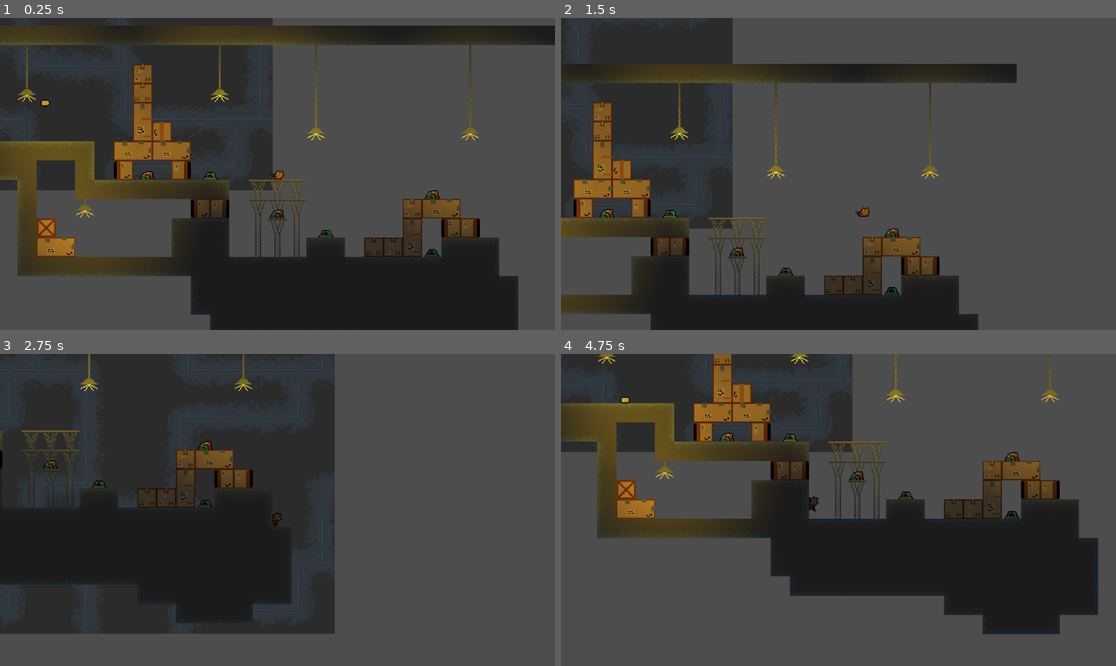
Above: before the commit, frames 1-4 (two rows, left to right).
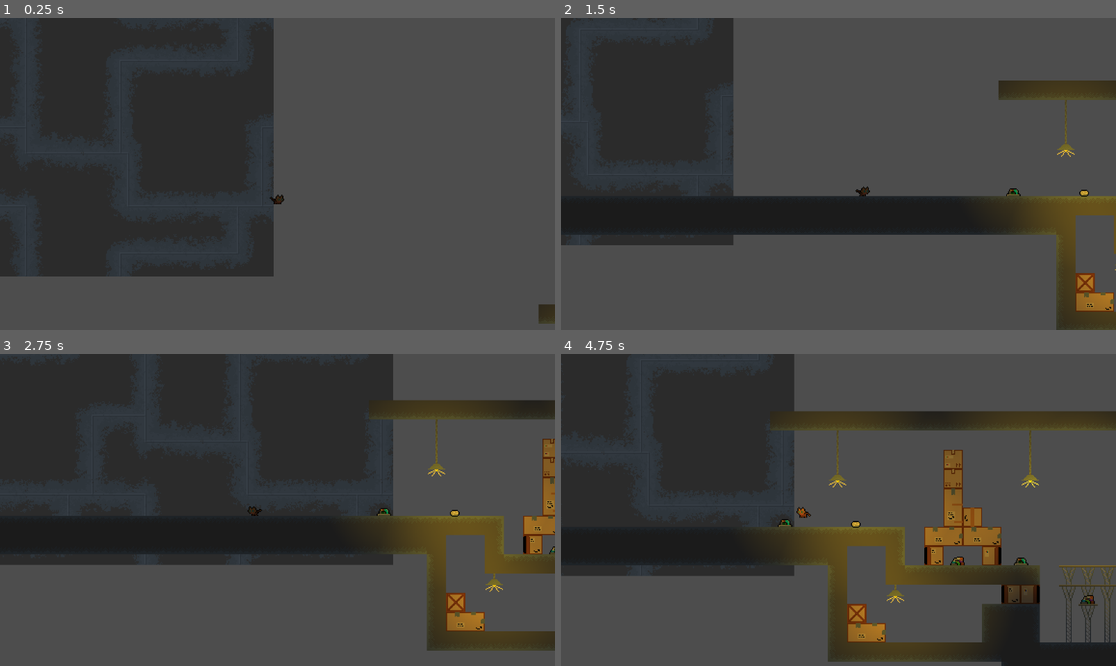
Above: after the commit, the same moments.

Repository: filipetressmann/Catopia
Game: Godot game, scene res://Scenes/Main/Main.tscn
Two runs of this game, one before a commit and one after it. Both use one fixed random seed, a clock stepped at 60 frames per second and the inputs below.
Inputs (mouse positions are in pixels of both pictures, inside the frame that each line leads up to):
- Up to frame 1 (0.25 s): no input
- Up to frame 2 (1.5 s): move the mouse to (960, 158) at 0.52 s; hold Space (Dash) 0.53-1.28 s; hold D (Right) from 0.53 s (still down); tap W (Jump) at 0.77 s; tap Z (climb, bound only after the commit) at 0.8, 1.35 s; move the mouse to (727, 189) at 1.27 s
- Up to frame 3 (2.75 s): tap W (Jump) at 1.52 s; tap Space (Dash) at 1.55 s; move the mouse to (333, 441) at 2.02 s; release D (Right) at 2.03 s; hold A (Left) from 2.03 s (still down); hold F (Collect) from 2.03 s (still down); tap Z (climb, bound only after the commit) at 2.3 s
- Up to frame 4 (4.75 s): move the mouse to (810, 572) at 2.77 s; release A (Left) at 2.78 s; release F (Collect) at 2.78 s; hold D (Right) 2.78-4.28 s; tap Space (Dash) at 2.85, 4.55 s; tap W (Jump) at 3.02, 3.77, 4.52 s; move the mouse to (1005, 556) at 3.52 s; press the mouse at (1005, 556) at 3.53 s; tap Z (climb, bound only after the commit) at 3.8, 4.35 s; move the mouse to (672, 463) at 4.27 s; release the mouse at (672, 463) at 4.28 s; hold A (Left) from 4.28 s (still down)

The runs differ from the first frame. In frame 1, 37% of the frame differs, in the area x 0-100%, y 0-100%; in frame 2, 34%; in frame 3, 33%; in frame 4, 51%.

Commit message:
correções na escalada

Diff:
--- a/Scenes/Main/Main.tscn
+++ b/Scenes/Main/Main.tscn
@@ -129,15 +129,13 @@
 [node name="ParallaxLayer" type="ParallaxLayer" parent="ParallaxBackground"]
 texture_repeat = 3
 position = Vector2(446, 213)
-motion_offset = Vector2(300, 200)
 motion_mirroring = Vector2(300, 200)
 
-[node name="Background" type="Sprite2D" parent="ParallaxBackground/ParallaxLayer"]
+[node name="Sprite2D" type="Sprite2D" parent="ParallaxBackground/ParallaxLayer"]
 texture = ExtResource("1_w64hn")
 
 [node name="Player" parent="." groups=["player"] instance=ExtResource("2_0gcqk")]
-position = Vector2(30, -66)
-jump_force = 1.5
+position = Vector2(-571, -370)
 speed = 140
 
 [node name="TileMap" type="TileMap" parent="."]
--- a/Scenes/Objects/light_bulb.tscn
+++ b/Scenes/Objects/light_bulb.tscn
@@ -31,6 +31,22 @@
 "values": [1.0]
 }
 
+[sub_resource type="Animation" id="Animation_4nq0w"]
+resource_name = "idle"
+loop_mode = 1
+tracks/0/type = "value"
+tracks/0/imported = false
+tracks/0/enabled = true
+tracks/0/path = NodePath(".:frame_coords")
+tracks/0/interp = 1
+tracks/0/loop_wrap = true
+tracks/0/keys = {
+"times": PackedFloat32Array(0),
+"transitions": PackedFloat32Array(1),
+"update": 1,
+"values": [Vector2i(0, 2)]
+}
+
 [sub_resource type="Animation" id="Animation_wbr3h"]
 resource_name = "pisca"
 length = 0.3
@@ -57,22 +73,6 @@
 "transitions": PackedFloat32Array(10, 10, 10, 10, 10),
 "update": 0,
 "values": [1.0, 0.75, 0.25, 0.75, 1.0]
-}
-
-[sub_resource type="Animation" id="Animation_4nq0w"]
-resource_name = "idle"
-loop_mode = 1
-tracks/0/type = "value"
-tracks/0/imported = false
-tracks/0/enabled = true
-tracks/0/path = NodePath(".:frame_coords")
-tracks/0/interp = 1
-tracks/0/loop_wrap = true
-tracks/0/keys = {
-"times": PackedFloat32Array(0),
-"transitions": PackedFloat32Array(1),
-"update": 1,
-"values": [Vector2i(0, 2)]
 }
 
 [sub_resource type="AnimationLibrary" id="AnimationLibrary_wsnib"]
--- a/Scenes/Player/Player.gd
+++ b/Scenes/Player/Player.gd
@@ -27,7 +27,7 @@
 
 var inventory = Inventory.new()
 var max_gravity = gravity
-var max_jump_force = jump_force
+@onready var max_jump_force = jump_force
 
 func _process(delta):
 	if is_dashing:
@@ -72,16 +72,14 @@
 	if not is_dashing:
 		if is_on_floor() and velocity.x != 0:
 			_animation_player.play("walk")
-		elif direction != 0 and not is_climbing and can_climb:
-			start_climbing()
-		elif is_climbing and (direction == 0 or is_on_floor()):
-			stop_climbing()
 		motion_direction = direction
 		set_x_velocity(direction)
+func climb() -> void:
+	print(can_climb)
+	if can_climb:
+		start_climbing()
 
 func start_climbing() -> void:
-	if is_on_floor():
-		return
 	is_climbing = true
 	_animation_player.play("climb")
 	velocity = Vector2.ZERO
@@ -89,6 +87,9 @@
 	jump_force = 0.8
 
 func stop_climbing() -> void:
+
+	if not is_climbing:
+		return
 	_sprite.offset = Vector2.ZERO
 	if is_on_floor():
 		_animation_player.play("idle")
@@ -115,7 +116,7 @@
 	can_climb = false
 
 func dash() -> void:
-	if can_dash and not is_dashing and motion_direction != 0:
+	if can_dash and not is_dashing and motion_direction != 0 and not is_climbing:
 		_animation_player.play("air")
 		is_dashing = true
 		can_dash = false
--- a/Scenes/Player/player.tscn
+++ b/Scenes/Player/player.tscn
@@ -228,10 +228,12 @@
 shape = SubResource("RectangleShape2D_wi51g")
 
 [connection signal="floor_hit" from="." to="." method="_on_floor_hit"]
+[connection signal="climb" from="PlayerInputController" to="." method="climb"]
 [connection signal="dash" from="PlayerInputController" to="." method="dash"]
 [connection signal="fire1" from="PlayerInputController" to="." method="attack"]
 [connection signal="horizontal_move" from="PlayerInputController" to="." method="horizontal_move"]
 [connection signal="jump" from="PlayerInputController" to="." method="jump"]
+[connection signal="stop_climb" from="PlayerInputController" to="." method="stop_climbing"]
 [connection signal="body_entered" from="Interaction_area" to="." method="p"]
 [connection signal="body_entered" from="Climb_detector" to="." method="_on_touch_wall"]
 [connection signal="body_exited" from="Climb_detector" to="." method="_on_leave_wall"]
--- a/Scripts/InputController.gd
+++ b/Scripts/InputController.gd
@@ -6,6 +6,8 @@
 signal dash
 signal collect
 signal fire1
+signal climb
+signal stop_climb
 var horizontal_axis : float  = 0
 
 func _process(delta):
@@ -27,3 +29,7 @@
 		collect.emit()
 	if event.is_action_pressed("Fire1"):
 		fire1.emit()
+	if event.is_action_pressed("climb"):
+		climb.emit()
+	elif event.is_action_released("climb"):
+		stop_climb.emit()
--- a/project.godot
+++ b/project.godot
@@ -12,7 +12,7 @@
 
 config/name="Catopia"
 run/main_scene="res://Scenes/Main/Main.tscn"
-config/features=PackedStringArray("4.2", "Forward Plus")
+config/features=PackedStringArray("4.1", "Forward Plus")
 config/icon="res://icon.svg"
 
 [importer_defaults]
@@ -79,6 +79,11 @@
 "events": [Object(InputEventMouseButton,"resource_local_to_scene":false,"resource_name":"","device":-1,"window_id":0,"a …(258 unchanged characters)…
 ]
 }
+climb={
+"deadzone": 0.5,
+"events": [Object(InputEventKey,"resource_local_to_scene":false,"resource_name":"","device":-1,"window_id":0,"alt_pressed":false,"shift_pressed":false,"ctrl_pressed":false,"meta_pressed":false,"pressed":false,"keycode":0,"physical_keycode":90,"key_label":0,"unicode":122,"echo":false,"script":null)
+]
+}
 
 [rendering]
 
Not shown: 1 places in Scenes/Player/player.tscn that only renumber resources
